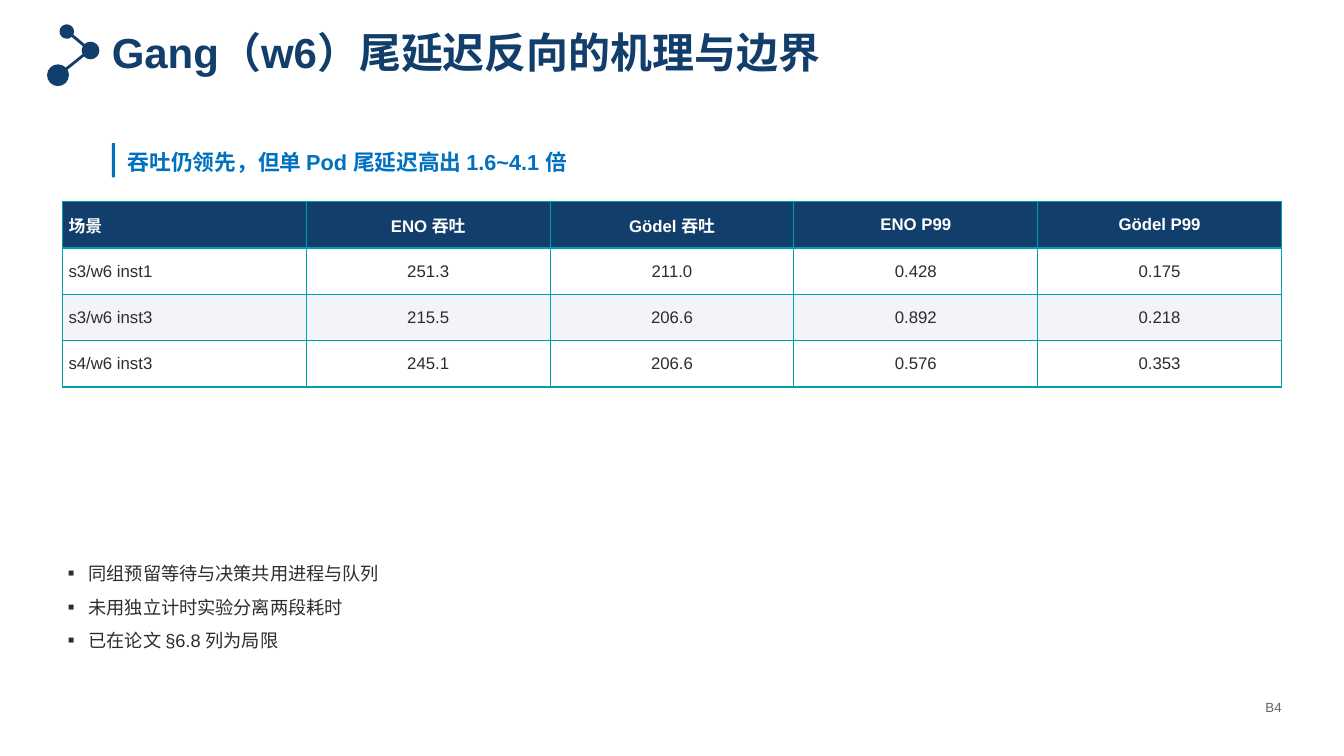
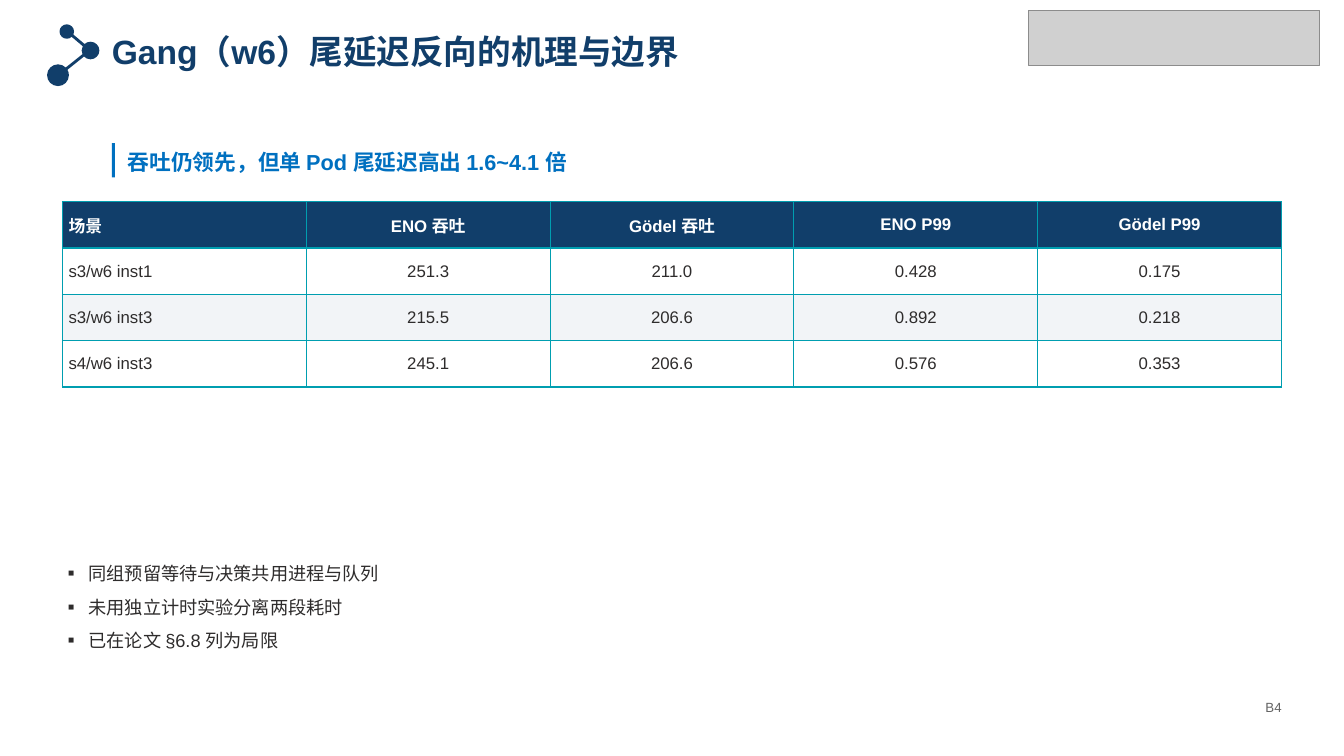
Before and after one commit to tengfei86/godel-scheduler, a slide deck: slide 30 of docs/thesis/defense/答辩PPT-北航模板版.pptx. Drawn at 1344x756 pixels with LibreOffice and Linux fonts; fonts in the diff are those of the drawing; grey boxes stand for pictures. Boxes give left, top, right and bottom in pixels: in the first picture for what was removed or moved away, otherwise in the second. Text is boxed around its words. In the diff, an @@ line names an element or a change of style, - is before the commit and + after.

```diff
--- a/docs/thesis/defense/答辩PPT-北航模板版.pptx
+++ b/docs/thesis/defense/答辩PPT-北航模板版.pptx
@@ text "Gang（w6）尾延迟反向的机理与边界" at (112,37,679,71): size 30 to 24 pt @@
@@ picture added at (1029,10,1320,65) @@
```
Also in this commit, not shown: 31 other slides changed, 1 other file.
